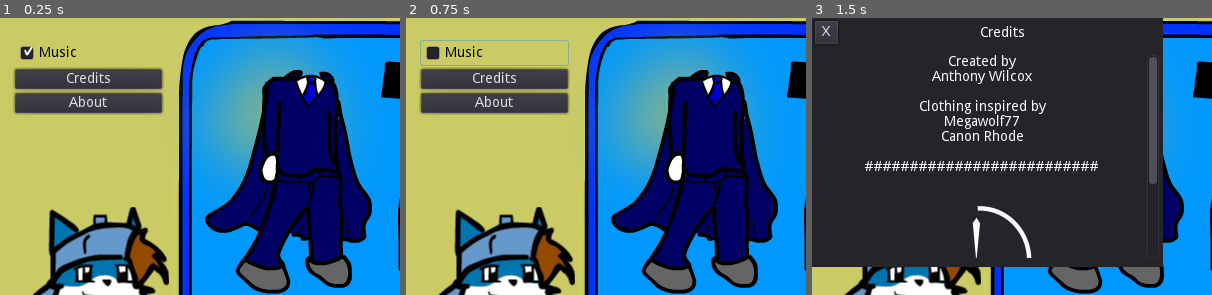
Above: before the commit, frames 1-3 (left to right).
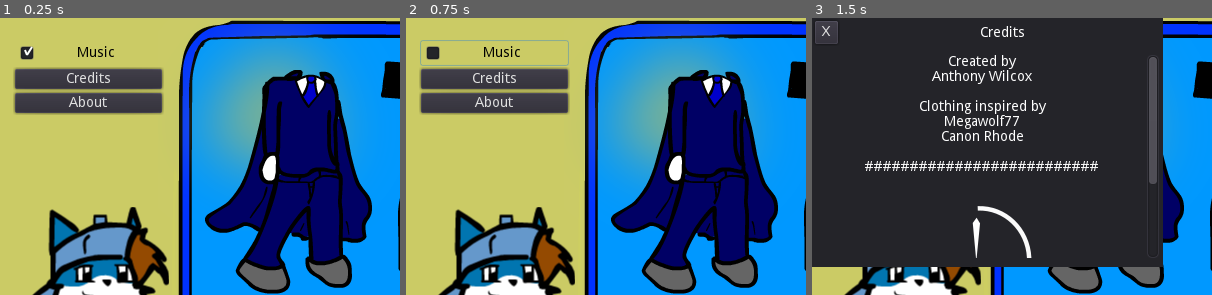
Above: after the commit, the same moments.

Repository: tonytins/dressupzack
Game: Godot game, scene res://MainScreen.tscn
The game is run twice, just before and just after one commit, with the same random seed, the same clock (stepped at 60 frames per second) and the same inputs.
Inputs:
- Up to frame 1 (0.25 s): no input
- Up to frame 2 (0.75 s): click "Music" at 0.5 s
- Up to frame 3 (1.5 s): click "Credits" at 1.25 s
The pictures show only the part of the screen within x 0-50%, y 0-50%; the shares and areas given below are measured in that part.

The runs differ from the first frame. In frame 1, 0.3% of the frame differs, in the area x 10-29%, y 10-15%; in frame 2, 0.3%; in frame 3, nothing differs.

Commit message:
Localization in English and Swedish
- New localization for English (obviously) and now Swedish. The system is very straight forward, but I'd suggest checking out Godot's documentation for a proper understanding on how it works.

https://docs.godotengine.org/en/3.0/getting_started/workflow/assets/importing_translations.html

Diff:
--- a/Interface.tscn
+++ b/Interface.tscn
@@ -78,9 +78,9 @@
 enabled_focus_mode = 2
 shortcut = null
 group = null
-text = "Music"
+text = "KMUS"
 flat = false
-align = 0
+align = 1
 _sections_unfolded = [ "custom_colors" ]
 
 [node name="CreditsBtn" type="Button" parent="ReferenceRect/VertContainer" index="1"]
@@ -103,7 +103,7 @@
 enabled_focus_mode = 2
 shortcut = null
 group = null
-text = "Credits"
+text = "KCRE"
 flat = false
 align = 1
 
@@ -127,7 +127,7 @@
 enabled_focus_mode = 2
 shortcut = null
 group = null
-text = "About"
+text = "KABO"
 flat = false
 align = 1
 _sections_unfolded = [ "Margin" ]
--- a/MainScreen.tscn
+++ b/MainScreen.tscn
@@ -6,7 +6,7 @@
 [ext_resource path="res://Clothes.tscn" type="PackedScene" id=4]
 [ext_resource path="res://Interface.tscn" type="PackedScene" id=5]
 
-[node name="MainScreen" type="Node2D" index="0"]
+[node name="MainScreen" type="Node2D"]
 
 [node name="Background" type="Sprite" parent="." index="0"]
 
--- /dev/null
+++ b/lang/local.csv
@@ -0,0 +1,5 @@
+,en,sv
+KMUS,Music,Musik
+KCRE,Credits,Eftertexter
+KABO,About,Handla om
+KSOO,Coming Soon,Kommer snart
--- a/project.godot
+++ b/project.godot
@@ -21,6 +21,11 @@
 window/size/height=554
 window/size/resizable=false
 
+[locale]
+
+locale_filter=[ 1, [ "en", "sv" ] ]
+translations=PoolStringArray( "res://lang/local.en.translation", "res://lang/local.sv.translation" )
+
 [rendering]
 
 environment/default_environment="res://default_env.tres"
--- a/windows/About.tscn
+++ b/windows/About.tscn
@@ -2,11 +2,11 @@
 
 [ext_resource path="res://widgets/WindowControl.tscn" type="PackedScene" id=1]
 
-[node name="About" type="Node"]
+[node name="About" type="Node" index="0"]
 
 [node name="WindowControl" parent="." index="0" instance=ExtResource( 1 )]
 
-toolbar_title = "About"
+toolbar_title = "KABO"
 content_text = "Zack's Dress Up is a port and remake of ZC's Dress Up. Both created by Anthony Wilcox.
 
 This is free software: you can redistribute it and/or modify it under the terms of the GNU General Public License as published by the Free Software Foundation; either version 3 of the License, or (at your option) any later version.
--- a/windows/ComingSoon.tscn
+++ b/windows/ComingSoon.tscn
@@ -2,10 +2,10 @@
 
 [ext_resource path="res://widgets/WindowControl.tscn" type="PackedScene" id=1]
 
-[node name="ComingSoon" type="Node"]
+[node name="ComingSoon" type="Node" index="0"]
 
 [node name="WindowControl" parent="." index="0" instance=ExtResource( 1 )]
 
-toolbar_title = "Coming Soon"
+toolbar_title = "KSOO"
 content_text = "This feature has not been implemented yet."
 content_height = 30
--- a/windows/Credits.tscn
+++ b/windows/Credits.tscn
@@ -6,7 +6,7 @@
 
 [node name="WindowControl" parent="." index="0" instance=ExtResource( 1 )]
 
-toolbar_title = "Credits"
+toolbar_title = "KCRE"
 content_text = "[center]Created by
 Anthony Wilcox
 
Not shown, added: lang/local.csv.import
Binary file added: lang/local.en.translation
Binary file added: lang/local.sv.translation
